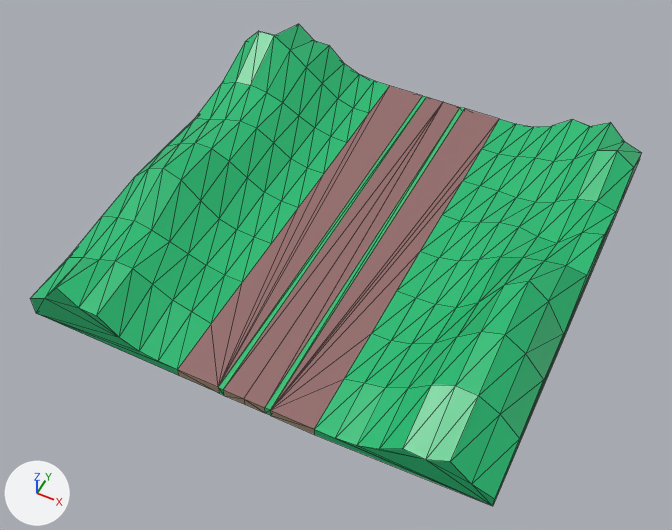
Two versions of the glTF model assets/models/RoadBlocksModel.glb, one commit apart.
One viewpoint serves both versions: a 50 mm lens placed at (6.0, -18.09, 14.89), pointed at (-0.01, -6.08, -0.12). Lighting does not change. The marker at lower left points along +X, +Y and +Z. Mesh edges are drawn as thin lines. Vertices at the same position are counted once.

Objects in the first picture: 'RoadBlock1Model'.
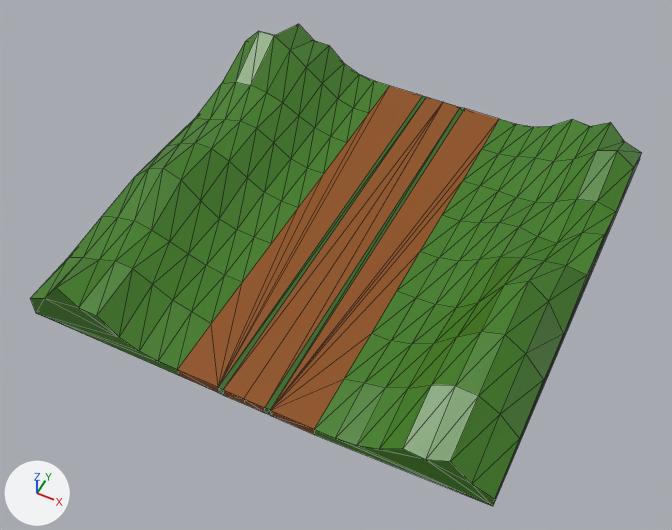
Boxes [x1, y1, x2, y2] around the edits, measured in the pictures (672 x 530 px):
```json
{"object": "RoadBlock1Model", "change": "surface changed", "before": [30, 24, 641, 506], "after": [30, 24, 641, 506]}
```

The change, as JSON lines over the scene's bpy script:
```json
{"op": "add", "block": "img_the_perfect_palette_20_1x", "code": ["img_the_perfect_palette_20_1x = load_image('the-perfect-palette-20-1x', '_unpacked/the-perfect-palette-20-1x', 1, 64, 'sRGB')"]}
{"op": "set", "path": "mat_uv.texture", "old": "img_resurrect_64_1x", "new": "img_the_perfect_palette_20_1x"}
{"block": "me_cube", "where": "me_cube.from_pydata(...)  # 190 vertices, 376 faces; spans x -5.0..5.0, y -10.0..0.0, z -0.2..1.67"}
{"block": "me_cube", "where": "# used by ob_roadblock1model; location = (0.0, 0.0, 0.0)"}
{"block": "me_cube", "change": "me_cube part 1: texture (UV) coordinates of 376 of 376 faces, centred in x -5.0..5.0, y -10.0..0.0, z -0.2..1.48, changed; they spanned u 0.34..0.81, v 0.5..0.95 and now span u 0.19..0.66, v 0.47..0.57"}
```
